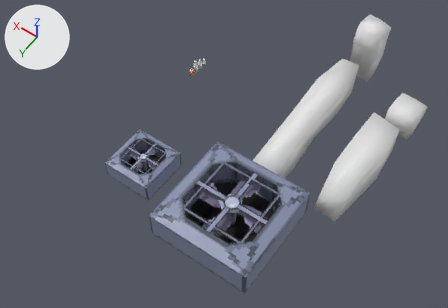
Two versions of the Blender file Assets/Models/Map/Obstacals.blend, one commit apart.
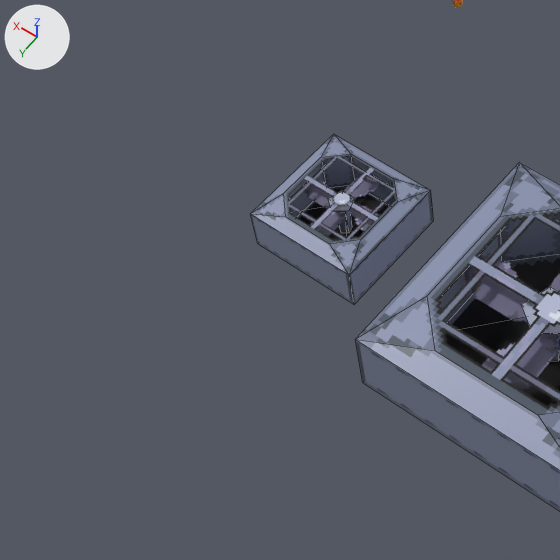
Each version is shown whole from a 50 mm camera at (-10.71, 9.79, 19.16) aimed at (-1.83, -2.64, -0.36), then close up on the part from 0% to 52% of the width and 24% to 100% of the height. Arrows for +X, +Y and +Z are at upper left; the lights stay in place. The close-ups show mesh edges as thin lines.

Objects in the first close-up: 'AirConditoner', 'BigAirConditoner', 'BigFan', 'Fan'.
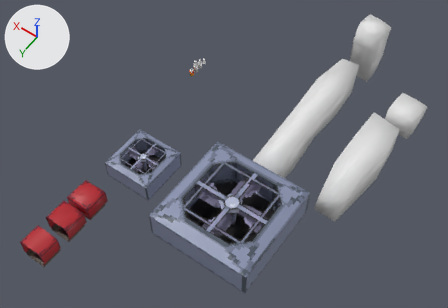
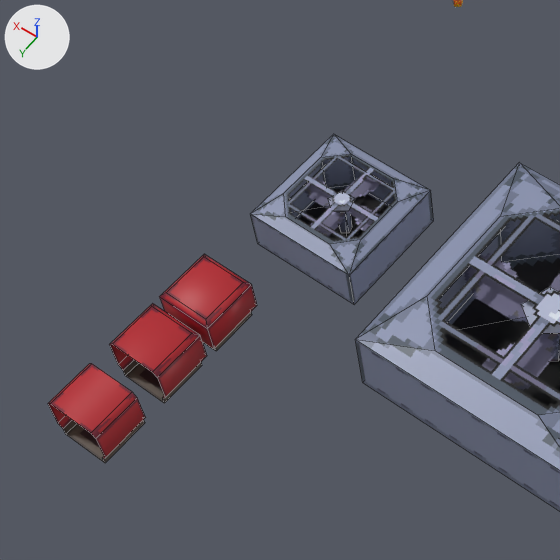
What changed in the scene script:
```text
Add img_cubeseat_red_png_002:
    img_cubeseat_red_png_002 = load_image('CubeSeat_Red.png.002', 'UVs/CubeSeat_Red.png', 56, 56, 'sRGB')
Add img_cubeseat_red_png_001:
    img_cubeseat_red_png_001 = load_image('CubeSeat_Red.png.001', 'UVs/CubeSeat_Red.png', 56, 56, 'sRGB')
Add img_cubeseat_red_png:
    img_cubeseat_red_png = load_image('CubeSeat_Red.png', 'UVs/CubeSeat_Red.png', 56, 56, 'sRGB')
Add mat_material_002:
    mat_material_002 = principled_material('Material.002')
    mat_material_002.texture = img_cubeseat_red_png_002
Add mat_material_001:
    mat_material_001 = principled_material('Material.001')
    mat_material_001.texture = img_cubeseat_red_png_001
Add mat_material:
    mat_material = principled_material('Material')
    mat_material.texture = img_cubeseat_red_png
Add me_cube_009:
    me_cube_009.from_pydata(...)  # 20 vertices, 10 faces; spans x -0.48..0.48, y -0.4..0.4, z 0.0..0.88
    me_cube_009.materials.append(mat_material_002)  # picture img_cubeseat_red_png_002
Add me_cube_008:
    me_cube_008.from_pydata(...)  # 20 vertices, 14 faces; spans x -0.48..0.48, y -0.48..0.4, z 0.0..0.88
    me_cube_008.materials.append(mat_material_001)  # picture img_cubeseat_red_png_001
Add me_cube_002:
    me_cube_002.from_pydata(...)  # 20 vertices, 18 faces; spans x -0.48..0.48, y -0.48..0.48, z 0.0..0.88
    me_cube_002.materials.append(mat_material)  # picture img_cubeseat_red_png
Add ob_cubeseat_middle:
    ob_cubeseat_middle = bpy.data.objects.new('CubeSeat_Middle', me_cube_009)
    ob_cubeseat_middle.location = (0.5, 4.8, 0.1)
Add ob_cubeseat_corner:
    ob_cubeseat_corner = bpy.data.objects.new('CubeSeat_Corner', me_cube_008)
    ob_cubeseat_corner.location = (0.5, 3.6, 0.1)
Add ob_cubeseat_single:
    ob_cubeseat_single = bpy.data.objects.new('CubeSeat_Single', me_cube_002)
    ob_cubeseat_single.location = (0.5, 2.5, 0.1)
```

Pixel boxes (x1, y1, x2, y2) of what changed, in the close-ups (560 x 560 px):
'CubeSeat_Corner', added (red)
    after: (110, 303, 207, 403)
'CubeSeat_Middle', added (red)
    after: (48, 364, 146, 463)
'CubeSeat_Single', added (red)
    after: (160, 254, 257, 351)
